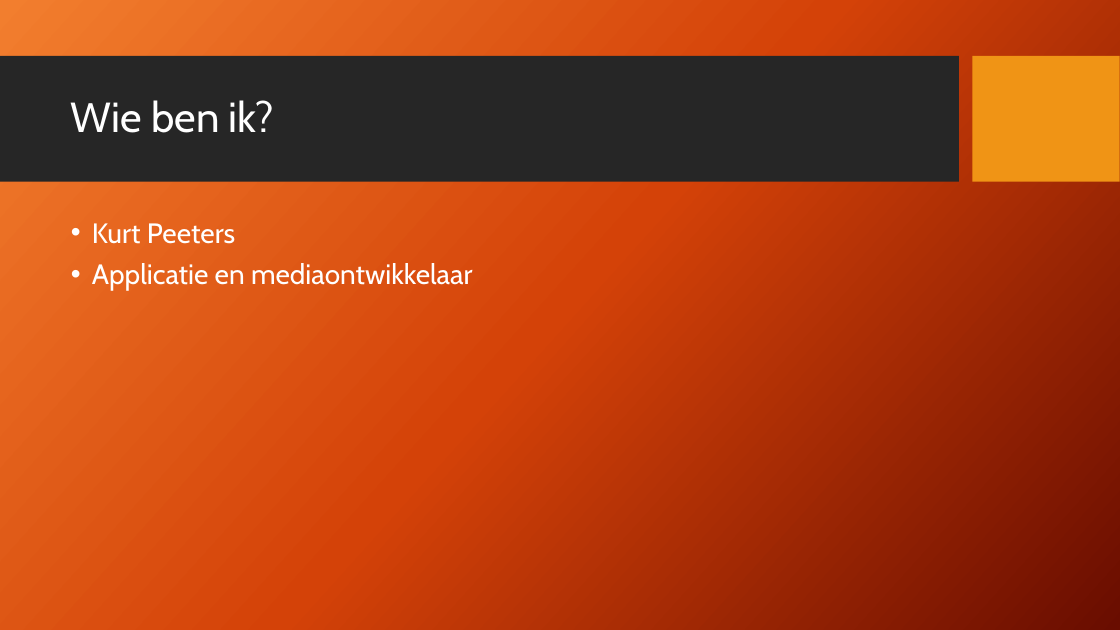
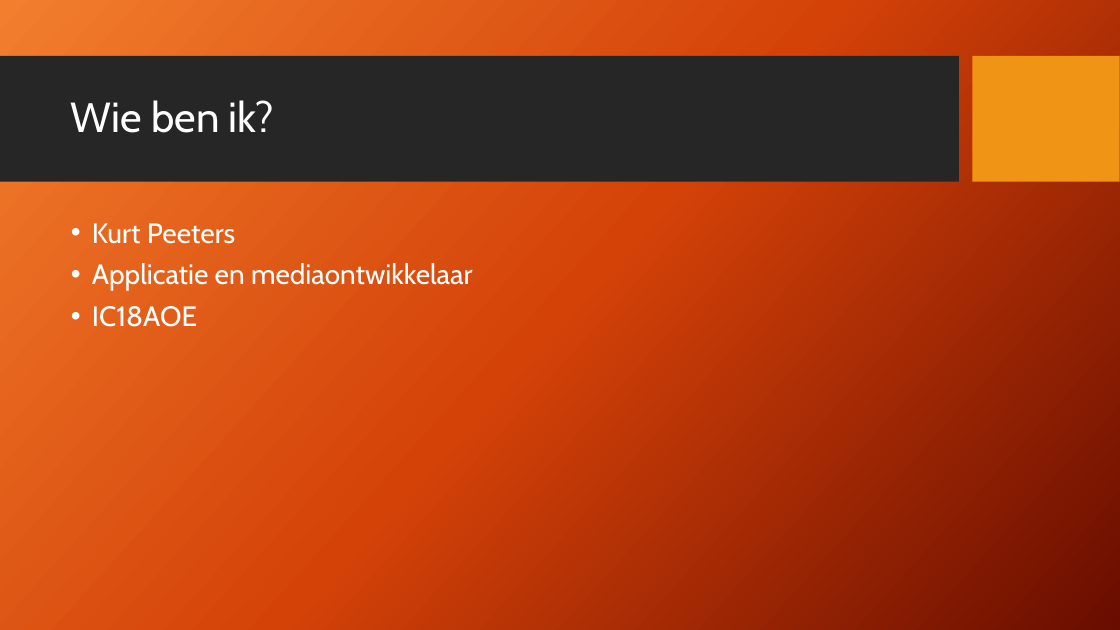
Before and after one commit to Kurtsuside1/Plotter-Data, a slide deck: slide 2 of PVB opdracht.pptx. Drawn at 1120x630 pixels with LibreOffice and Linux fonts; fonts in the diff are those of the drawing; background and template pictures are left out. Boxes give left, top, right and bottom in pixels: in the first picture for what was removed or moved away, otherwise in the second. Text is boxed around its words. In the diff, an @@ line names an element or a change of style, - is before the commit and + after.

```diff
--- a/PVB opdracht.pptx
+++ b/PVB opdracht.pptx
@@ text at <box>92,306,197,327</box>: paragraph added @@
+• IC18AOE
```
Also in this commit, not shown: 1 other slide changed, 3 slides added.
